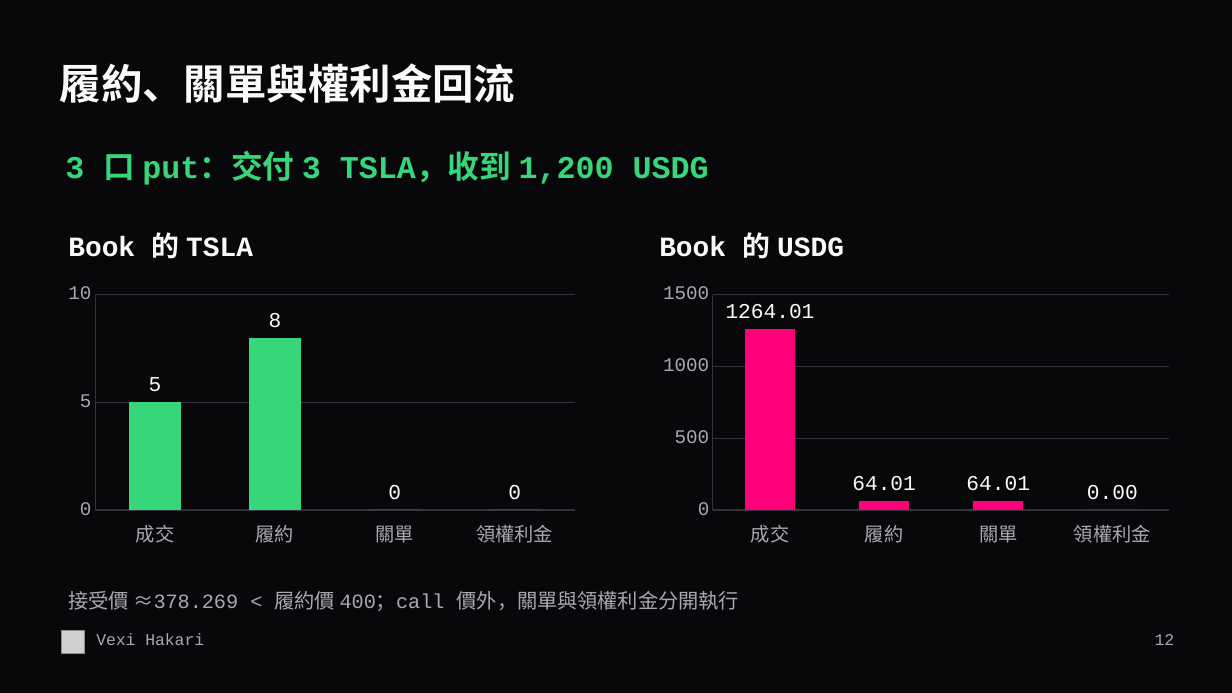
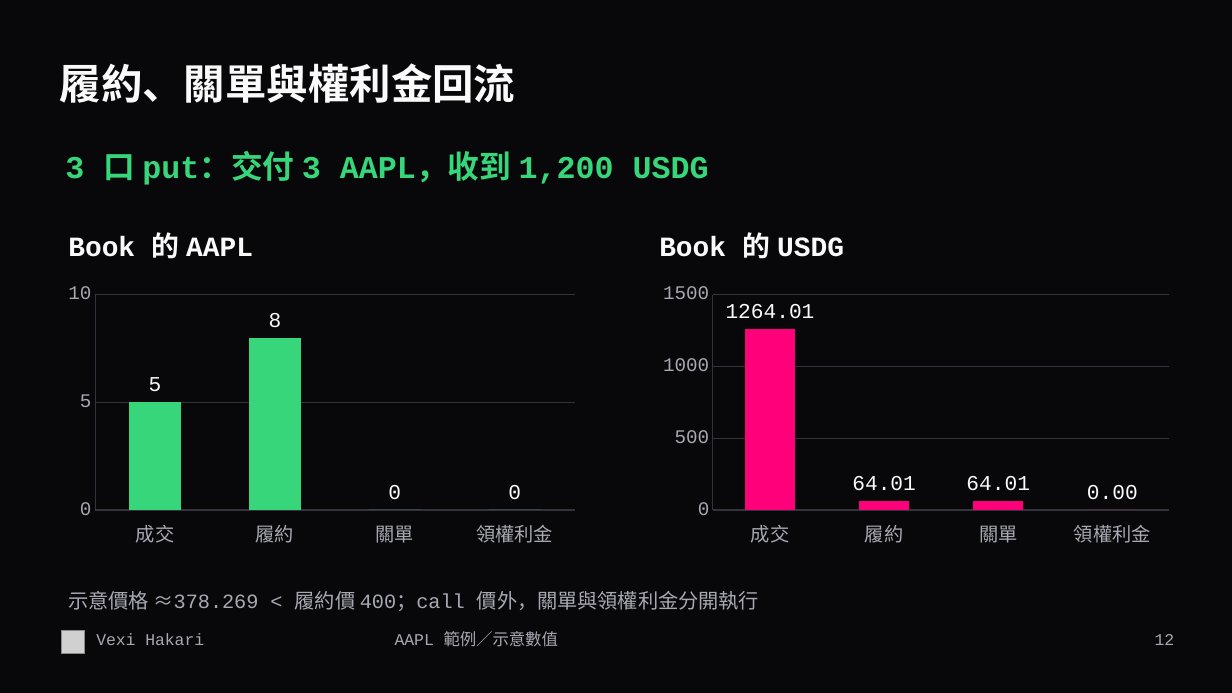
Before and after one commit to vexi-v1/vexi-hakari, a slide deck: slide 12 of docs/presentations/Vexi-Hakari-6min-ZH-TW.pptx. Drawn at 1232x693 pixels with LibreOffice and Linux fonts; fonts in the diff are those of the drawing; grey boxes stand for pictures. Boxes give left, top, right and bottom in pixels: in the first picture for what was removed or moved away, otherwise in the second. Text is boxed around its words. In the diff, an @@ line names an element or a change of style, - is before the commit and + after.

Commit message:
docs: use AAPL in bilingual six-minute demo artifacts

```diff
--- a/docs/presentations/Vexi-Hakari-6min-ZH-TW.pptx
+++ b/docs/presentations/Vexi-Hakari-6min-ZH-TW.pptx
@@ text at <box>65,154,709,185</box>: text changed @@
-3 口 put：交付 3 TSLA，收到 1,200 USDG
+3 口 put：交付 3 AAPL，收到 1,200 USDG
@@ text at <box>68,232,253,259</box>: text changed @@
-Book 的 TSLA
+Book 的 AAPL
@@ text at <box>68,591,759,611</box>: text changed @@
-接受價 ≈378.269 < 履約價 400；call 價外，關單與領權利金分開執行
+示意價格 ≈378.269 < 履約價 400；call 價外，關單與領權利金分開執行
@@ text added at <box>395,631,558,647</box>, 12.8 pt, text #A8A8B2 @@
+AAPL 範例／示意數值
```
Also in this commit, not shown: 9 other slides changed, 5 other files.
